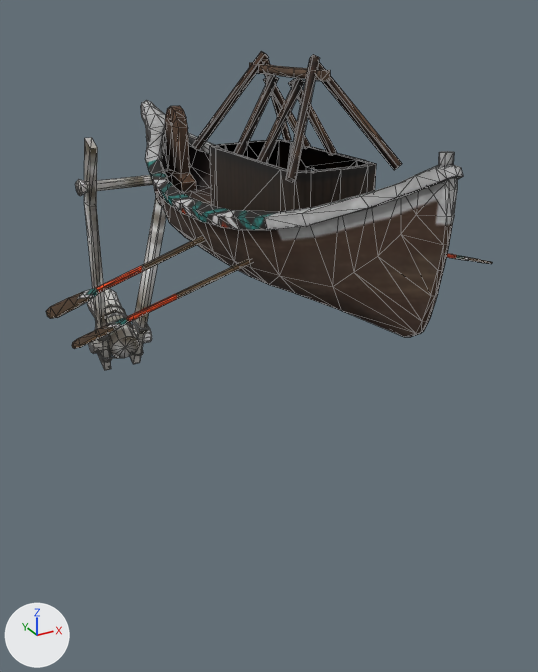
An edit to the glTF model public/assets/unit-models/185-tepoztlicanoe.glb, drawn before and after from the same camera.
Both versions are drawn from a 50 mm lens placed at (-3.98, -7.61, 2.64), pointed at (0.67, 0.84, -1.59). Every picture has the same lights, and +X, +Y and +Z are marked at lower left. The first picture is the older version. Mesh edges are drawn as thin lines. Vertices at exactly the same position are counted once.
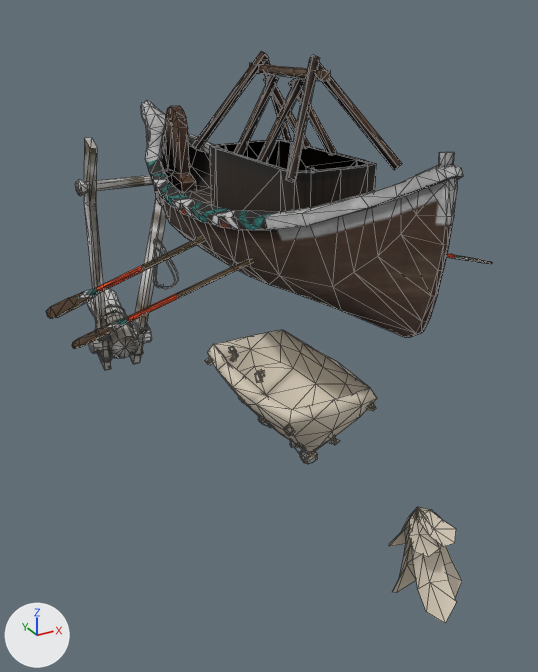
The change, as a list of edits to the scene's bpy script:
```text
Add mat_material_2:
    mat_material_2 = principled_material('Material_2')
    mat_material_2.base_color = (0.72, 0.64, 0.52)  # pale yellow #ddd1bf
    mat_material_2.metallic = 0.05
    mat_material_2.roughness = 0.9
Change me_mesh_0:
    used by ob_mesh_0; location = (0.0, 0.0, 0.0)
    remove me_mesh_0.from_pydata(...)  # 1410 vertices, 2710 faces; spans x -2.53..2.56, y -3.34..6.95, z -4.05..2.25
    add me_mesh_0.from_pydata(...)  # 1985 vertices, 3386 faces; spans x -2.53..2.56, y -3.85..6.95, z -4.05..2.25
    me_mesh_0 part 1: 471 vertices added at x -0.71..0.71, y -3.85..0.32, z -2.63..-0.97
    me_mesh_0 part 2: 104 vertices added at x -0.18..0.2, y 2.95..3.41, z -1.48..-0.73
    add me_mesh_0.materials.append(mat_material_2)  # pale yellow #ddd1bf
```

Boxes (x1, y1, x2, y2) around the edits, measured in the pictures (538 x 672 px):
'Mesh_0', reshaped (79% taller)
    before: (46, 51, 492, 370)
    after: (46, 51, 492, 623)
part 1 of me_mesh_0, added (pale yellow)
    after: (205, 330, 462, 623)
part 2 of me_mesh_0, added
    after: (153, 239, 179, 289)
